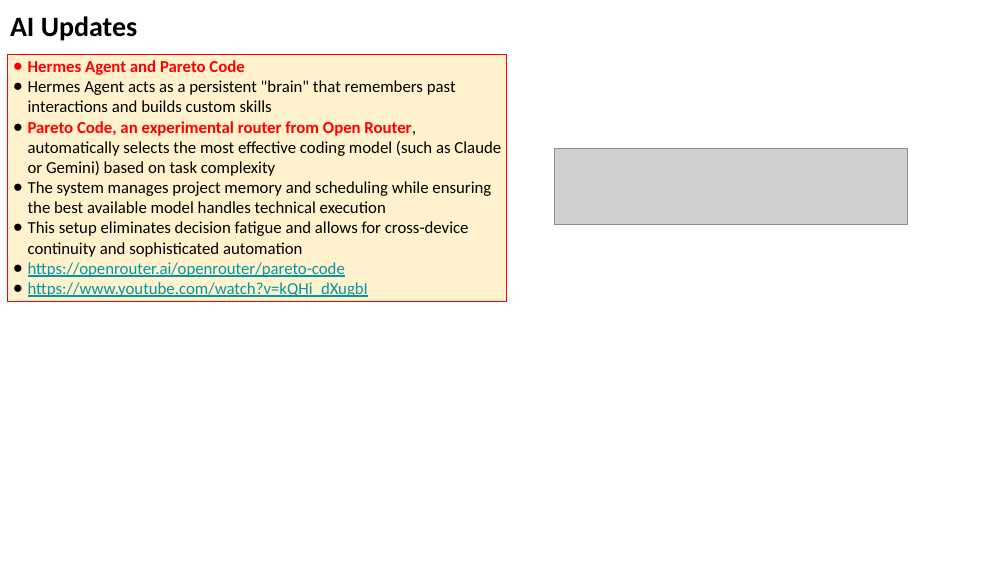
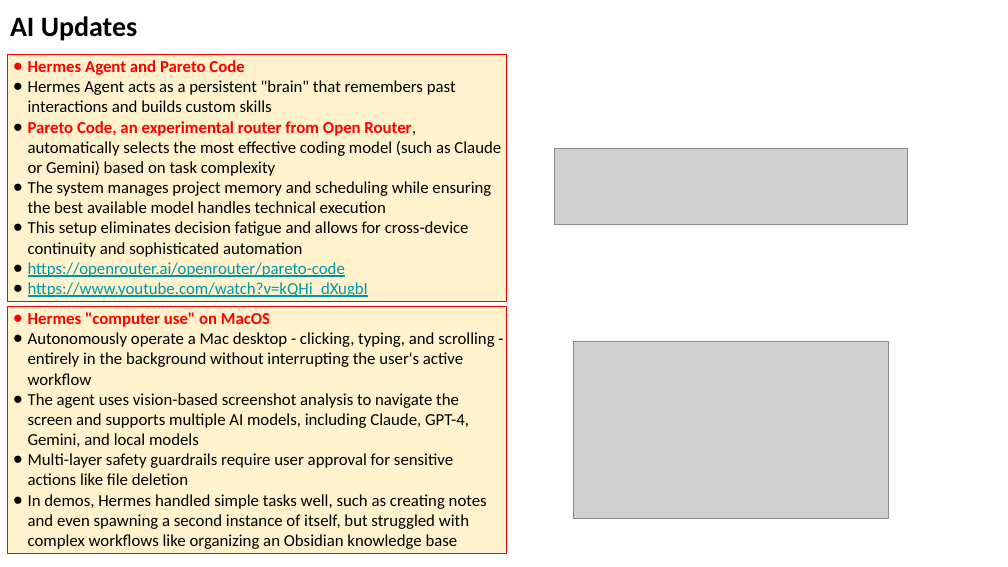
Before and after one commit to lselector/seminar, a slide deck: slide 24 of 2026/2026-05-15-AI-Updates.pptx (slide 20 before the commit). Drawn at 1008x567 pixels with LibreOffice and Linux fonts; fonts in the diff are those of the drawing; grey boxes stand for pictures. Boxes give left, top, right and bottom in pixels: in the first picture for what was removed or moved away, otherwise in the second. Text is boxed around its words. In the diff, an @@ line names an element or a change of style, - is before the commit and + after.

```diff
--- a/2026/2026-05-15-AI-Updates.pptx
+++ b/2026/2026-05-15-AI-Updates.pptx
@@ rectangle added at box(8, 306, 506, 552), fill #FFF2CC, outline #FF0000 0.75 pt, 12 pt, text #000000 @@
+● Hermes "computer use" on MacOS
+● Autonomously operate a Mac desktop - clicking, typing, and scrolling - entirely in the background without interrupting the user's active workflow
+● The agent uses vision-based screenshot analysis to navigate the screen and supports multiple AI models, including Claude, GPT-4, Gemini, and local models
+● Multi-layer safety guardrails require user approval for sensitive actions like file deletion
+● In demos, Hermes handled simple tasks well, such as creating notes and even spawning a second instance of itself, but struggled with complex workflows like organizing an Obsidian knowledge base
@@ picture added at box(574, 342, 888, 518) @@
```
Also in this commit, not shown: 9 other slides changed, 7 slides added.
